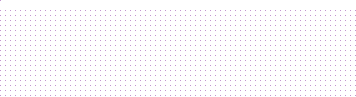
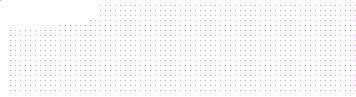
Layer changes from the first w=356, h=97 image to the second:
renamed "FundoDePedra copy 15" to "Layer 4", painted on it over [10, 5, 356, 26]
removed layer "FundoDePedra copy 15" (2nd of 3) over [10, 10, 16, 26]
removed layer "FundoDePedra copy 15" (3rd of 3) over [0, 10, 6, 51]
removed layer "FundoDePedra copy 12" over [0, 55, 6, 96]
removed layer "FundoDePedra copy 10" (5th of 11) over [90, 10, 96, 16]
removed layer "FundoDePedra copy 10" (6th of 11) over [80, 10, 86, 21]
removed layer "FundoDePedra copy 10" (7th of 11) over [70, 10, 76, 21]
removed layer "FundoDePedra copy 10" (8th of 11) over [60, 10, 66, 21]
removed layer "FundoDePedra copy 10" (9th of 11) over [50, 10, 56, 26]
removed layer "FundoDePedra copy 10" (10th of 11) over [40, 10, 46, 26]
removed layer "FundoDePedra copy 10" (11th of 11) over [30, 10, 36, 26]
